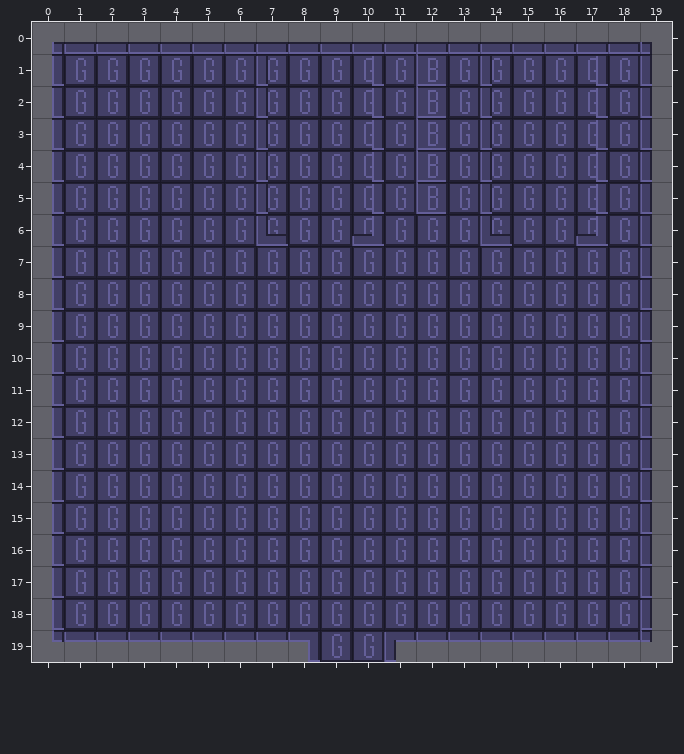
Tiled map: tiled/tilemaps/mvp.tmx. That is the earlier state.
Cells are 16x16 px. Shown: x 0..19, y 0..19.
And afterwards:
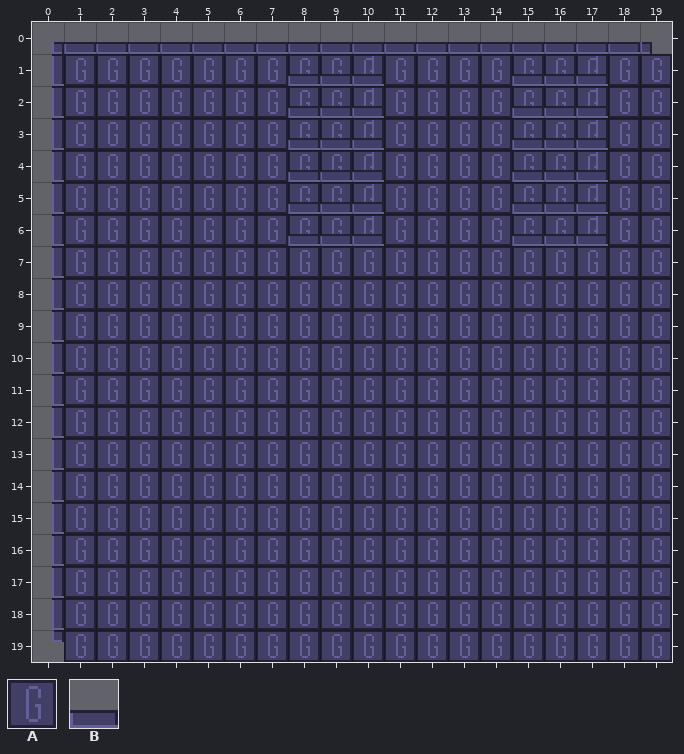
Key: from "basic_tiles": A 0, B 1.
_ is an empty cell.
Tiles of an added or newly shown layer are drawn over the layers below it.
The author wrote: Version 2.1.6. Created A system so the walls in the room I am currently in all hide to make the game easier to play.
The exact change:
{"where": "layer \"room_data\" (added)"}
{"y":1,"x":7,"old":"____","new":"ABBB"}
{"y":1,"x":12,"old":"_","new":"A"}
{"y":1,"x":14,"old":"____","new":"ABBB"}
{"y":1,"x":19,"old":"_","new":"A"}
{"y":2,"x":7,"old":"____","new":"ABBB"}
{"y":2,"x":12,"old":"_","new":"A"}
{"y":2,"x":14,"old":"____","new":"ABBB"}
{"y":2,"x":19,"old":"_","new":"A"}
{"y":3,"x":7,"old":"____","new":"ABBB"}
{"y":3,"x":12,"old":"_","new":"A"}
{"y":3,"x":14,"old":"____","new":"ABBB"}
{"y":3,"x":19,"old":"_","new":"A"}
{"y":4,"x":7,"old":"____","new":"ABBB"}
{"y":4,"x":12,"old":"_","new":"A"}
{"y":4,"x":14,"old":"____","new":"ABBB"}
{"y":4,"x":19,"old":"_","new":"A"}
{"y":5,"x":7,"old":"____","new":"ABBB"}
{"y":5,"x":12,"old":"_","new":"A"}
{"y":5,"x":14,"old":"____","new":"ABBB"}
{"y":5,"x":19,"old":"_","new":"A"}
{"y":6,"x":7,"old":"____","new":"ABBB"}
{"y":6,"x":14,"old":"____","new":"ABBB"}
{"y":6,"x":19,"old":"_","new":"A"}
{"y":7,"x":19,"old":"_","new":"A"}
{"y":8,"x":19,"old":"_","new":"A"}
{"y":9,"x":19,"old":"_","new":"A"}
{"y":10,"x":19,"old":"_","new":"A"}
{"y":11,"x":19,"old":"_","new":"A"}
{"y":12,"x":19,"old":"_","new":"A"}
{"y":13,"x":19,"old":"_","new":"A"}
{"y":14,"x":19,"old":"_","new":"A"}
{"y":15,"x":19,"old":"_","new":"A"}
{"y":16,"x":19,"old":"_","new":"A"}
{"y":17,"x":19,"old":"_","new":"A"}
{"y":18,"x":19,"old":"_","new":"A"}
{"y":19,"x":1,"old":"________","new":"AAAAAAAA"}
{"y":19,"x":11,"old":"_________","new":"AAAAAAAAA"}
{"label":"added","picture_box":[256,56,382,246]}
{"label":"added","picture_box":[384,54,672,662]}
{"label":"added","picture_box":[64,632,320,662]}
